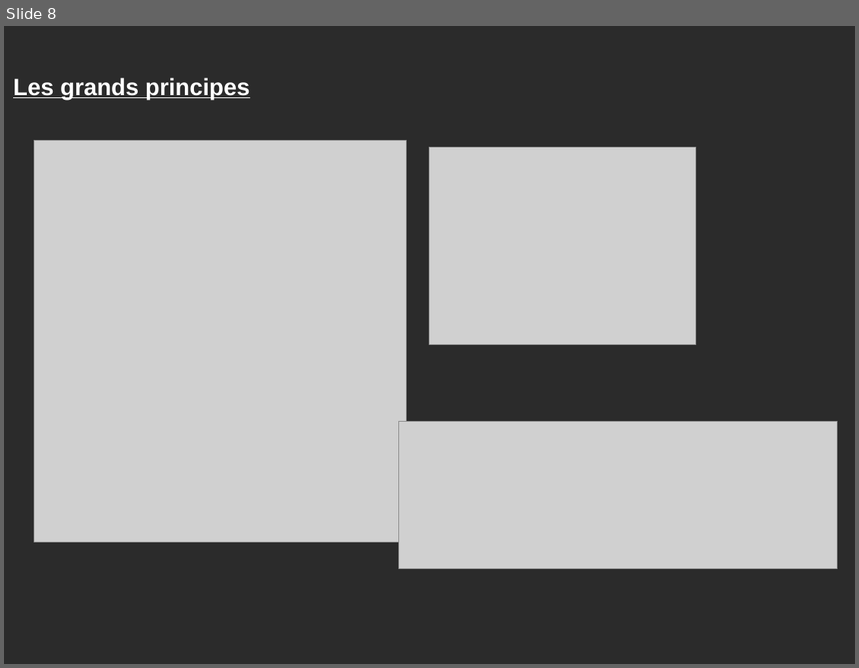
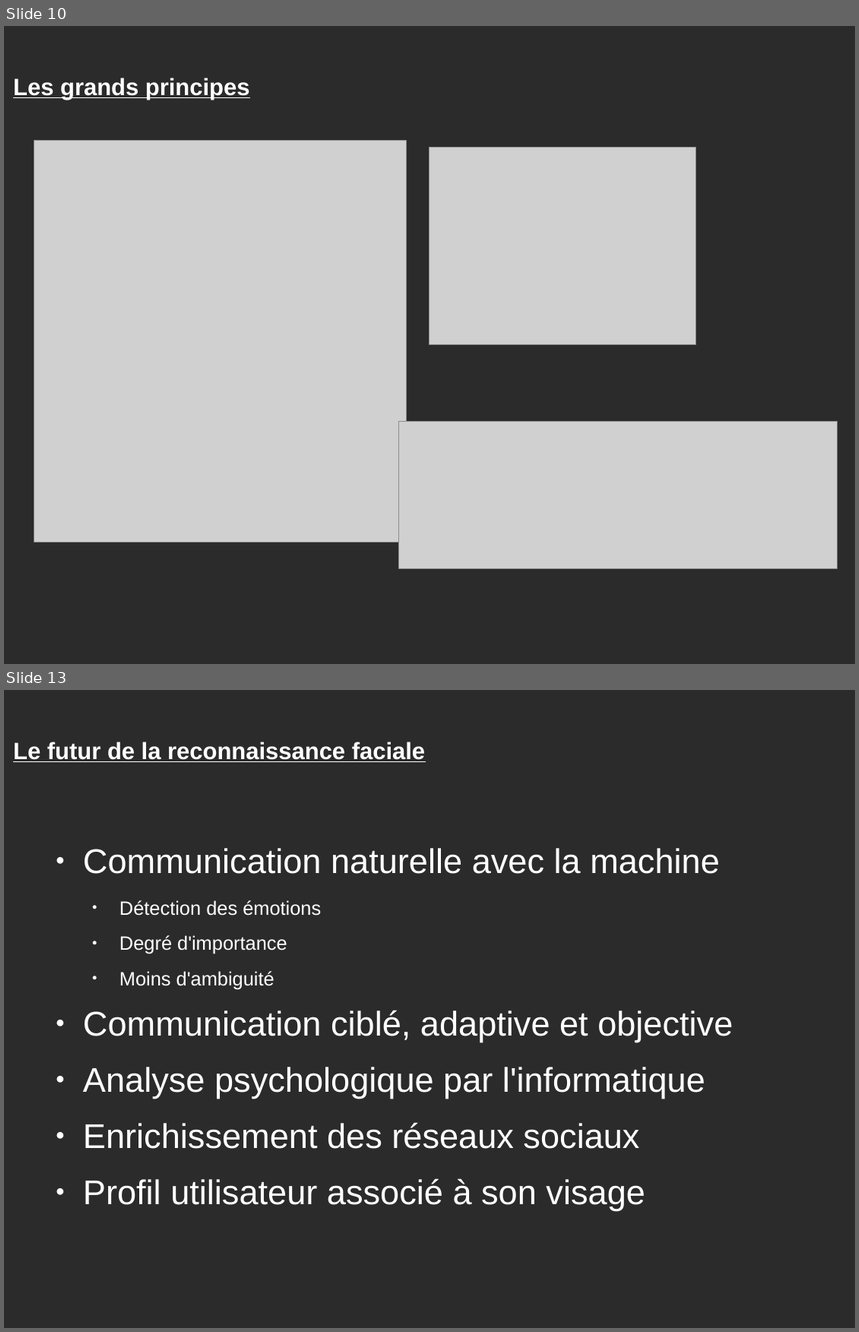
Before and after one commit to oplazzi/mandrin-facial-recognition, a slide deck: presentation/cerri.odp. Shown one above the other, each under a label of ours: slide 8 before the commit, slides 10 and 13 after it; the slides between them are not shown. The pictures are 859x668 and 859x1332 pixels, drawn with LibreOffice and Linux fonts; fonts in the diff are those of the drawing; grey boxes stand for pictures; background and template pictures are left out; a plain dark background stands for a picture behind light text. Boxes give left, top, right and bottom in pixels: in the first picture for what was removed or moved away, otherwise in the second. Text is boxed around its words. In the diff, an @@ line names an element or a change of style, - is before the commit and + after.

```diff
--- a/presentation/cerri.odp
+++ b/presentation/cerri.odp
@@ slide 13 added at bbox=[4, 690, 855, 1328], background picture (left out) @@
@@ text added at bbox=[13, 742, 425, 762], 22 pt, text #FFFFFF, bold, underline @@
+Le futur de la reconnaissance faciale
@@ text added at bbox=[83, 848, 733, 1211], 32 pt, text #FFFFFF @@
+● Communication naturelle avec la machine
+  ● Détection des émotions
+  ● Degré d'importance
+  ● Moins d'ambiguité
+● Communication ciblé, adaptive et objective
+● Analyse psychologique par l'informatique
+● Enrichissement des réseaux sociaux
+● Profil utilisateur associé à son visage
@@ what was slide 8 is now slide 10 @@
```
Also in this commit, not shown: 5 other slides added.
